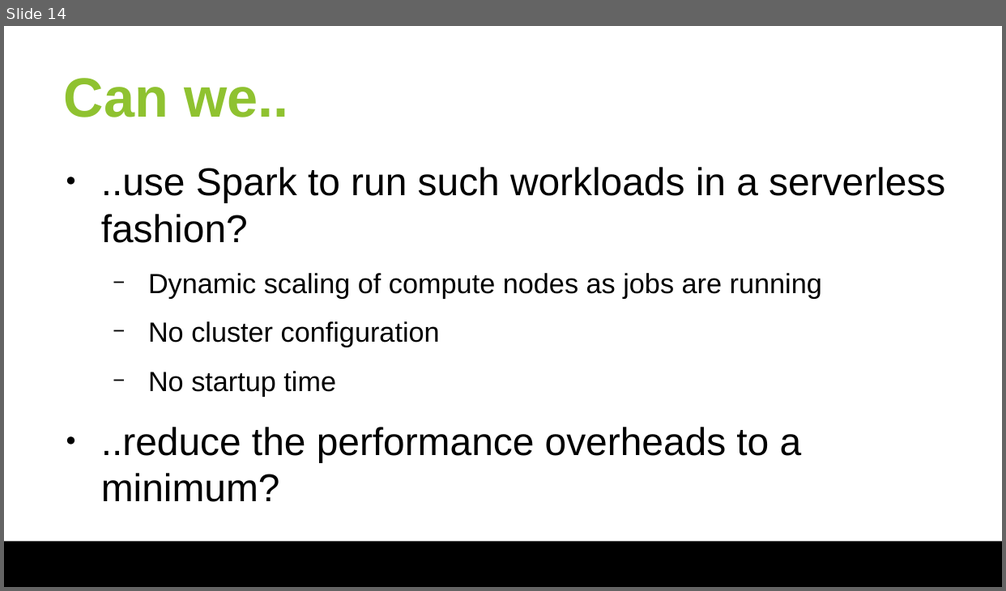
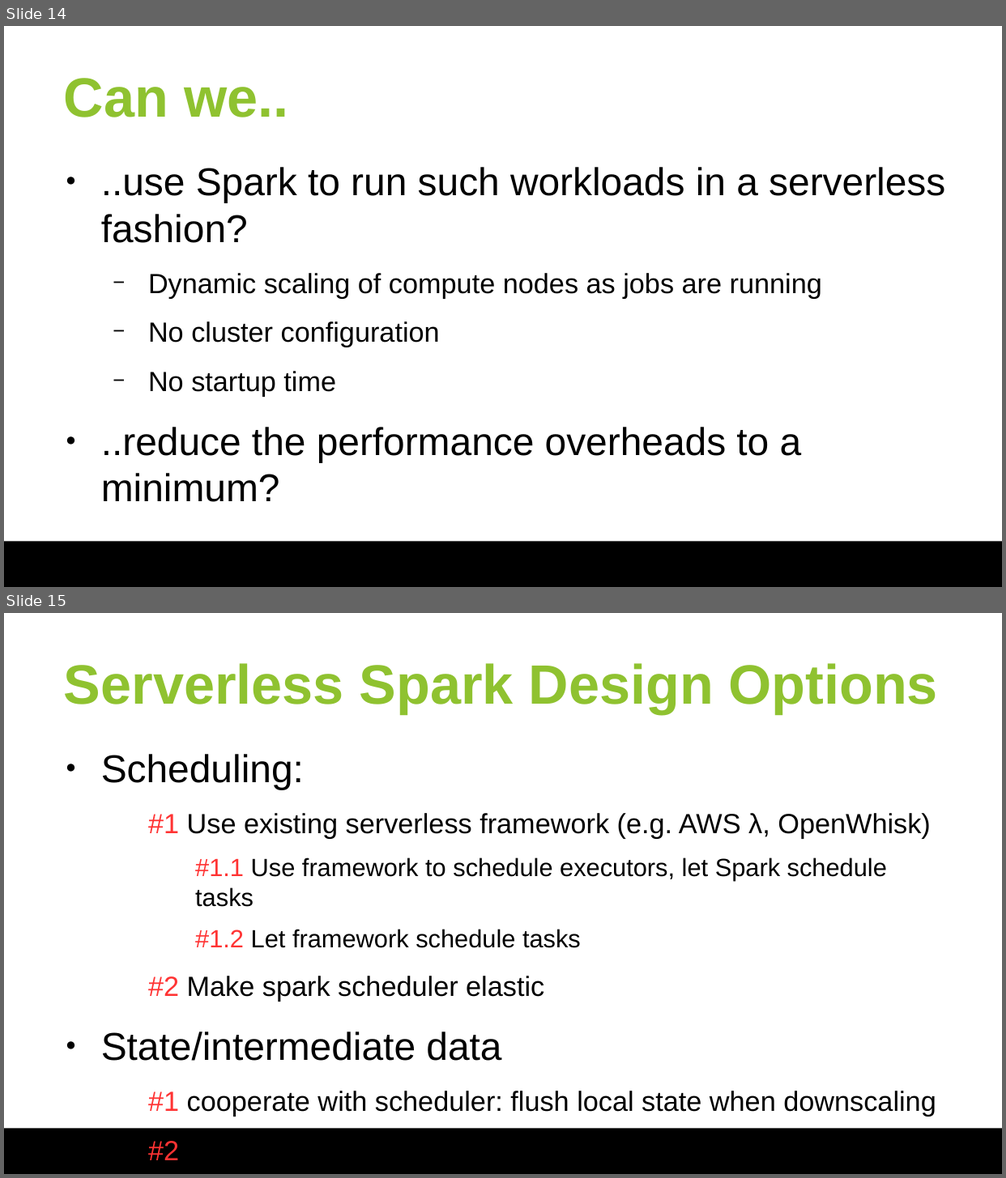
Before and after one commit to huangyibo/spark-summit-18, a slide deck: slides/spark-summit-18.odp. Shown one above the other, each under a label of ours: slide 14 before the commit, slides 14 and 15 after it. The pictures are 1006x591 and 1006x1178 pixels, drawn with LibreOffice and Linux fonts; fonts in the diff are those of the drawing; background and template pictures are left out. Boxes give left, top, right and bottom in pixels: in the first picture for what was removed or moved away, otherwise in the second. Text is boxed around its words. In the diff, an @@ line names an element or a change of style, - is before the commit and + after.

```diff
--- a/slides/spark-summit-18.odp
+++ b/slides/spark-summit-18.odp
@@ slide 15 added at box(4, 613, 1002, 1174), background #FFFFFF; not listed: 1 template element that a slide beside it also shows @@
@@ title added at box(64, 663, 938, 714), 40 pt, text #8FC230, bold @@
+Serverless Spark Design Options
@@ text added at box(101, 754, 936, 1117), 20 pt, text #000000 @@
+● Scheduling:
+  #1 Use existing serverless framework (e.g. AWS λ, OpenWhisk)
+    #1.1 Use framework to schedule executors, let Spark schedule tasks
+    #1.2 Let framework schedule tasks
+  #2 Make spark scheduler elastic
+● State/intermediate data
+  #1 cooperate with scheduler: flush local state when downscaling
+  #2 keep all state and intermediate data remote
```
Also in this commit, not shown: 2 slides changed.
